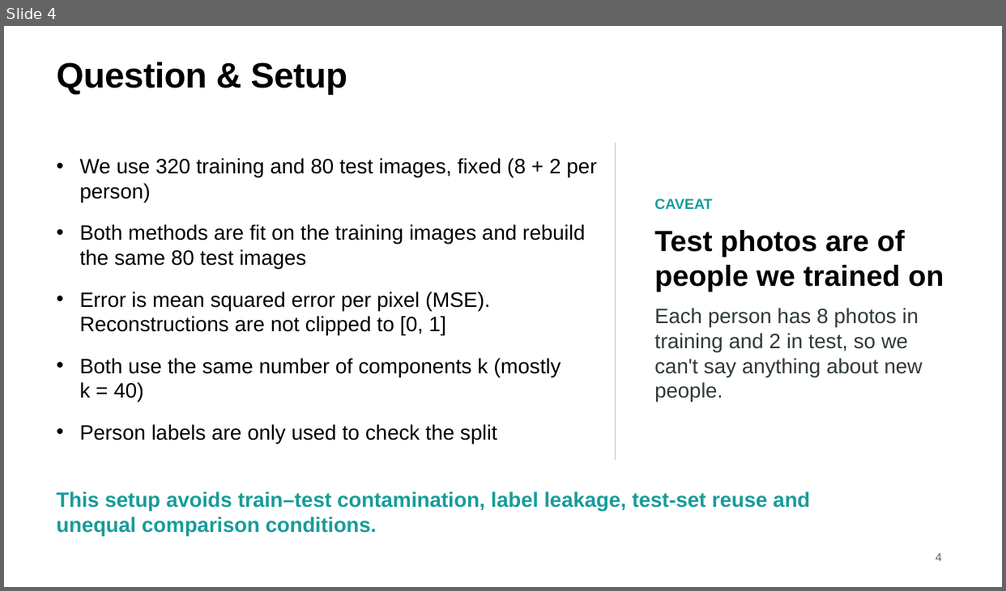
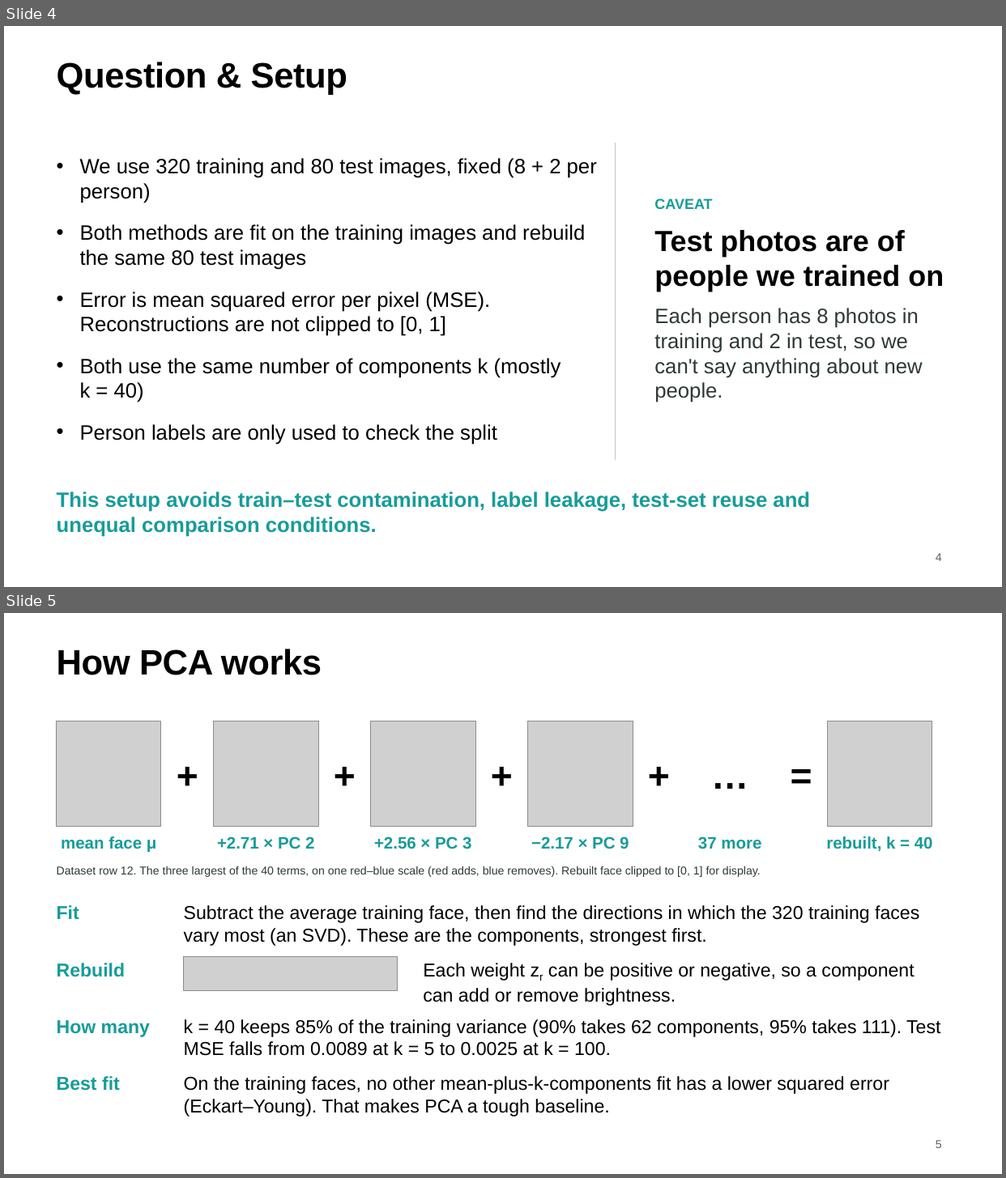
Before and after one commit to MachineWJQ6657/pca-vs-nmf, a slide deck: slides/STOR565_Slides.pptx. Shown one above the other, each under a label of ours: slide 4 before the commit, slides 4 and 5 after it. The pictures are 1006x591 and 1006x1178 pixels, drawn with LibreOffice and Linux fonts; fonts in the diff are those of the drawing; grey boxes stand for pictures. Boxes give left, top, right and bottom in pixels: in the first picture for what was removed or moved away, otherwise in the second. Text is boxed around its words. In the diff, an @@ line names an element or a change of style, - is before the commit and + after.

```diff
--- a/slides/STOR565_Slides.pptx
+++ b/slides/STOR565_Slides.pptx
@@ slide 5 added at bbox=[4, 613, 1002, 1174], background #FFFFFF @@
@@ title added at bbox=[57, 649, 322, 675], 34 pt, text #000000, bold @@
+How PCA works
@@ picture added at bbox=[57, 722, 161, 826] @@
@@ text added at bbox=[161, 722, 214, 826], 36 pt, text #000000, bold @@
++
@@ picture added at bbox=[214, 722, 318, 826] @@
@@ text added at bbox=[318, 722, 371, 826], 36 pt, text #000000, bold @@
++
@@ picture added at bbox=[371, 722, 475, 826] @@
@@ text added at bbox=[475, 722, 528, 826], 36 pt, text #000000, bold @@
++
@@ picture added at bbox=[528, 722, 633, 826] @@
@@ text added at bbox=[633, 722, 685, 826], 36 pt, text #000000, bold @@
++
@@ text added at bbox=[685, 722, 775, 826], 36 pt, text #000000, bold @@
+…
@@ text added at bbox=[775, 722, 828, 826], 36 pt, text #000000, bold @@
+=
@@ picture added at bbox=[828, 722, 932, 826] @@
@@ text added at bbox=[61, 837, 157, 853], 16 pt, text #169C9A, bold @@
+mean face μ
@@ text added at bbox=[217, 837, 314, 850], 16 pt, text #169C9A, bold @@
++2.71 × PC 2
@@ text added at bbox=[374, 837, 471, 850], 16 pt, text #169C9A, bold @@
++2.56 × PC 3
@@ text added at bbox=[531, 837, 629, 850], 16 pt, text #169C9A, bold @@
+−2.17 × PC 9
@@ text added at bbox=[698, 837, 761, 850], 16 pt, text #169C9A, bold @@
+37 more
@@ text added at bbox=[826, 837, 933, 852], 16 pt, text #169C9A, bold @@
+rebuilt, k = 40
@@ text added at bbox=[57, 866, 761, 877], 11 pt, text #2C3932 @@
+Dataset row 12. The three largest of the 40 terms, on one red–blue scale (red adds, blue removes). Rebuilt face clipped to [0, 1] for display.
@@ text added at bbox=[57, 905, 79, 919], 18 pt, text #169C9A, bold @@
+Fit
@@ text added at bbox=[184, 905, 919, 946], 18 pt, text #000000 @@
+Subtract the average training face, then find the directions in which the 320 training faces vary most (an SVD). These are the components, strongest first.
@@ text added at bbox=[57, 963, 126, 977], 18 pt, text #169C9A, bold @@
+Rebuild
@@ picture added at bbox=[184, 956, 397, 991] @@
@@ text added at bbox=[423, 963, 914, 1006], 18 pt, text #000000 @@
+Each weight zr can be positive or negative, so a component can add or remove brightness.
@@ text added at bbox=[57, 1020, 150, 1037], 18 pt, text #169C9A, bold @@
+How many
@@ text added at bbox=[184, 1020, 940, 1056], 18 pt, text #000000 @@
+k = 40 keeps 85% of the training variance (90% takes 62 components, 95% takes 111). Test MSE falls from 0.0089 at k = 5 to 0.0025 at k = 100.
@@ text added at bbox=[57, 1076, 120, 1091], 18 pt, text #169C9A, bold @@
+Best fit
@@ text added at bbox=[184, 1076, 889, 1117], 18 pt, text #000000 @@
+On the training faces, no other mean-plus-k-components fit has a lower squared error (Eckart–Young). That makes PCA a tough baseline.
@@ page number added at bbox=[936, 1140, 942, 1148], 11 pt, text #5B6168 @@
+5
```
Also in this commit, not shown: 2 slides changed.
